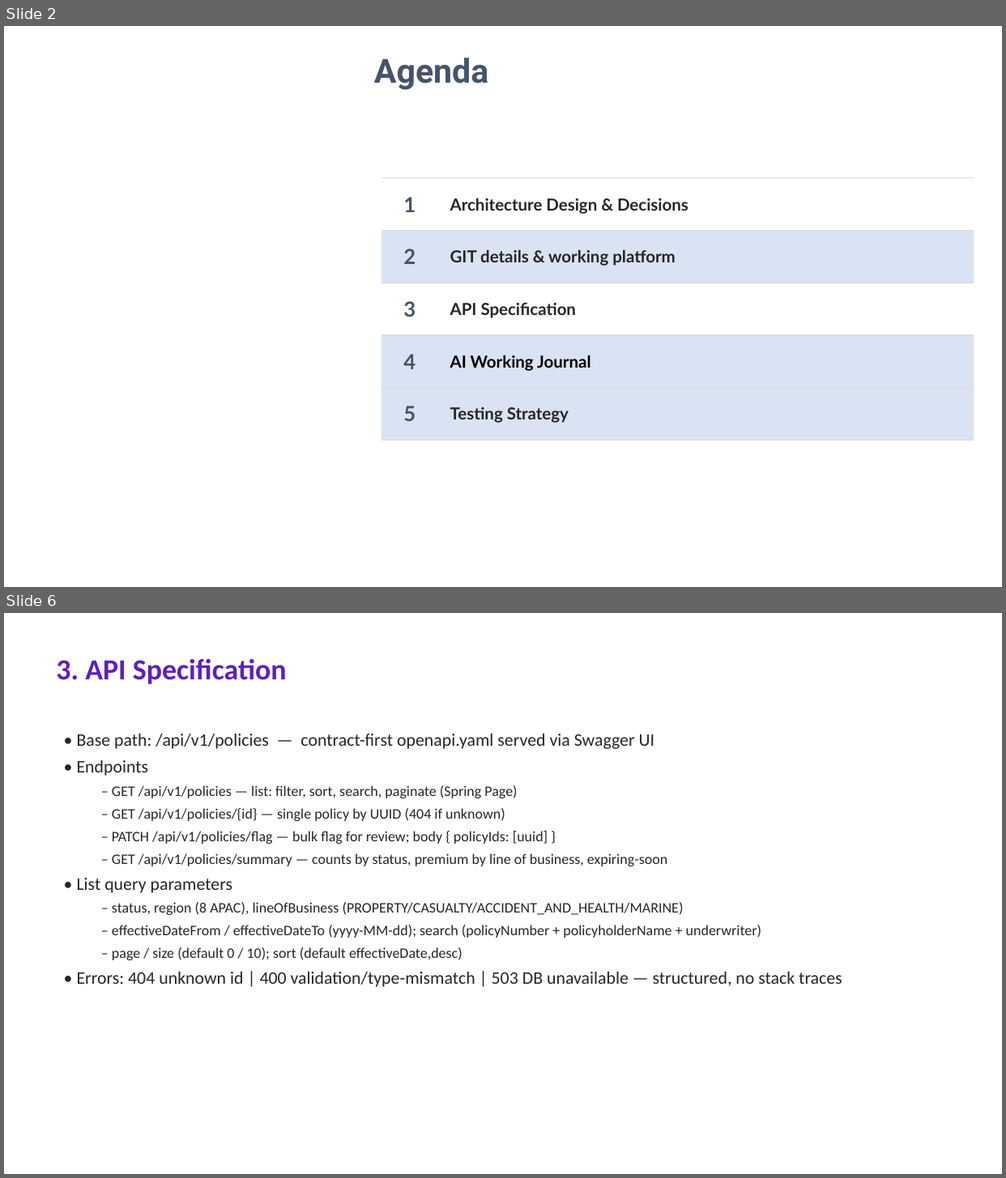
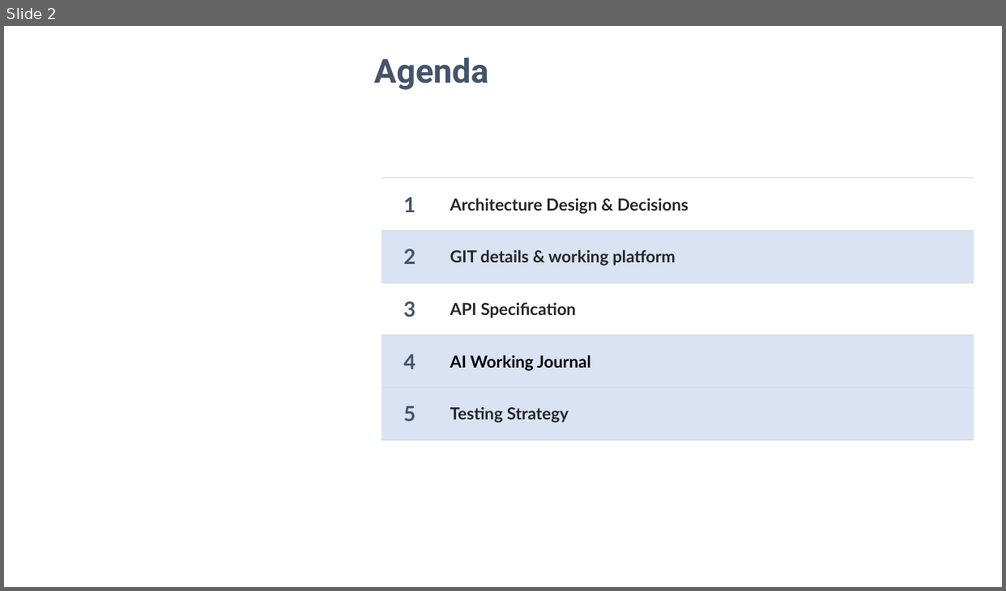
Before and after one commit to meetravig-collab/InsurancePolicyListDemo, a slide deck: docs/Policy-Overview-Dashboard.pptx. Shown one above the other, each under a label of ours: slides 2 and 6 before the commit, slide 2 after it; the slides between them are not shown. The pictures are 1006x1178 and 1006x591 pixels, drawn with LibreOffice and Linux fonts; fonts in the diff are those of the drawing; background and template pictures are left out. Boxes give left, top, right and bottom in pixels: in the first picture for what was removed or moved away, otherwise in the second. Text is boxed around its words. In the diff, an @@ line names an element or a change of style, - is before the commit and + after.

```diff
--- a/docs/Policy-Overview-Dashboard.pptx
+++ b/docs/Policy-Overview-Dashboard.pptx
@@ slide 6 removed at bbox=[4, 613, 1002, 1174], background #FFFFFF @@
@@ text removed at bbox=[56, 658, 287, 684] @@
-3. API Specification
@@ text removed at bbox=[77, 734, 842, 987] @@
-• Base path: /api/v1/policies — contract-first openapi.yaml served via Swagger UI
-• Endpoints
-  – GET /api/v1/policies — list: filter, sort, search, paginate (Spring Page)
-  – GET /api/v1/policies/{id} — single policy by UUID (404 if unknown)
-  – PATCH /api/v1/policies/flag — bulk flag for review; body { policyIds: [uuid] }
-  – GET /api/v1/policies/summary — counts by status, premium by line of business, expiring-soon
-• List query parameters
-  – status, region (8 APAC), lineOfBusiness (PROPERTY/CASUALTY/ACCIDENT_AND_HEALTH/MARINE)
-  – effectiveDateFrom / effectiveDateTo (yyyy-MM-dd); search (policyNumber + policyholderName + underwriter)
-  – page / size (default 0 / 10); sort (default effectiveDate,desc)
-• Errors: 404 unknown id | 400 validation/type-mismatch | 503 DB unavailable — structured, no stack traces
```
Also in this commit, not shown: 3 slides changed, 4 slides added, 2 other slides removed.
